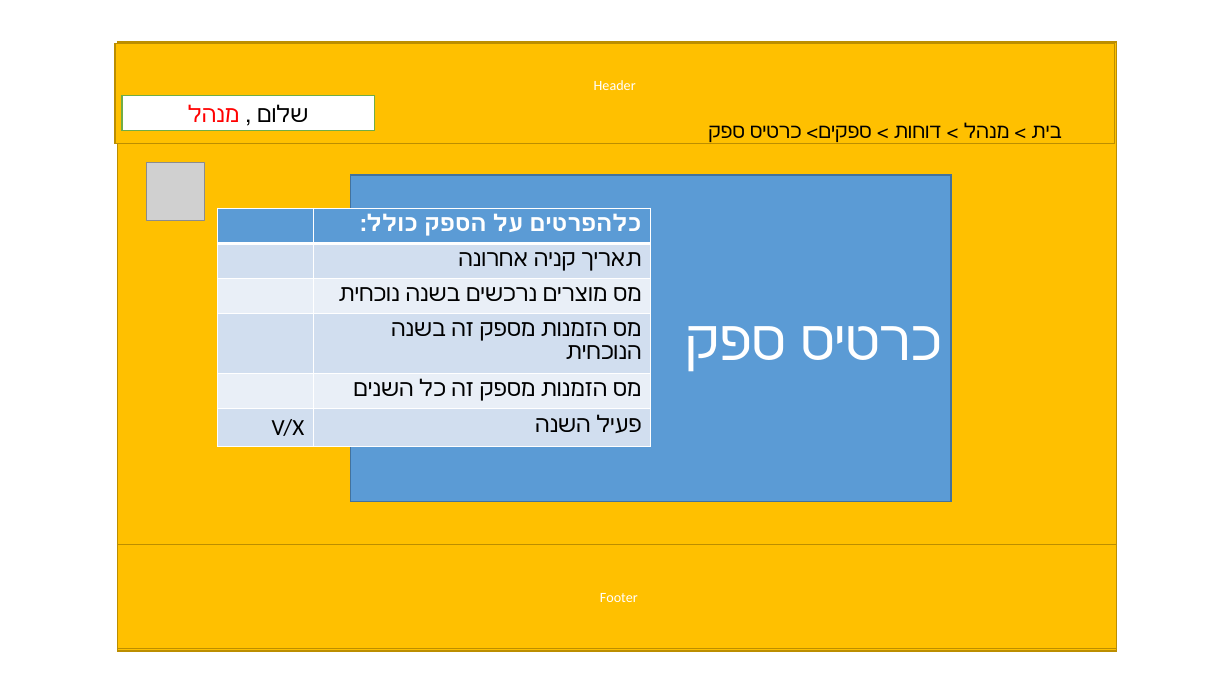
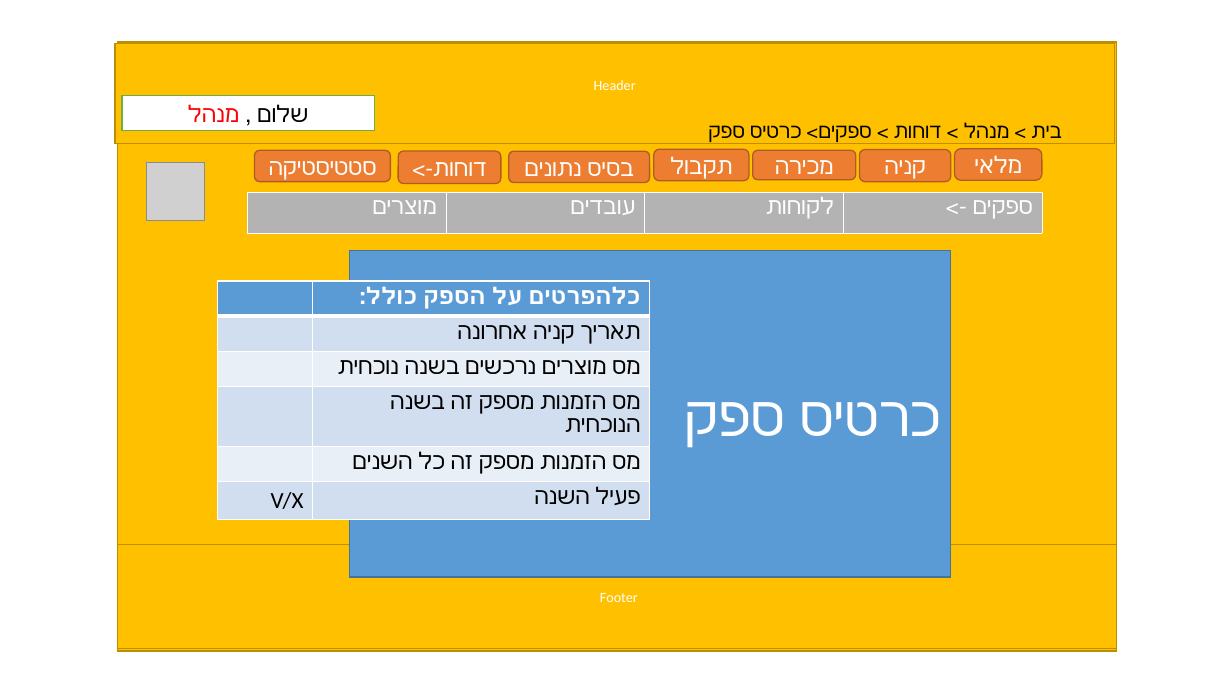
Before and after one commit to michaldror26/Final-Project-2019, a slide deck: slide 73 of ארבעת המינים (4).pptx (slide 82 before the commit). Drawn at 1232x693 pixels with LibreOffice and Linux fonts; fonts in the diff are those of the drawing; grey boxes stand for pictures. Boxes give left, top, right and bottom in pixels: in the first picture for what was removed or moved away, otherwise in the second. Text is boxed around its words. In the diff, an @@ line names an element or a change of style, - is before the commit and + after.

```diff
--- a/ארבעת המינים (4).pptx
+++ b/ארבעת המינים (4).pptx
@@ rectangle "כרטיס ספק": place and size @@
-rectangle "כרטיס ספק" at [350, 175, 951, 502]
+rectangle "כרטיס ספק" at [349, 250, 950, 578]
@@ group added at [254, 149, 1043, 184]: 7 rounded rectangles @@
+מכירה
+קניה
+בסיס נתונים
+סטטיסטיקה
+דוחות->
+תקבול
+מלאי
@@ table added at [248, 191, 1043, 232], 1 rows, 4 columns @@
+מוצרים | עובדים | לקוחות | ספקים ->
@@ table at [217, 281, 651, 526] @@
@@ borders changed @@
@@ table: place and size @@
-table at [218, 208, 652, 443]
+table at [217, 281, 651, 526]
```
Also in this commit, not shown: 76 other slides changed, 7 slides added, 11 slides removed.
